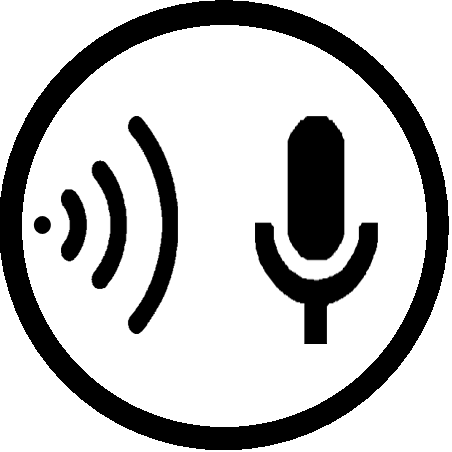
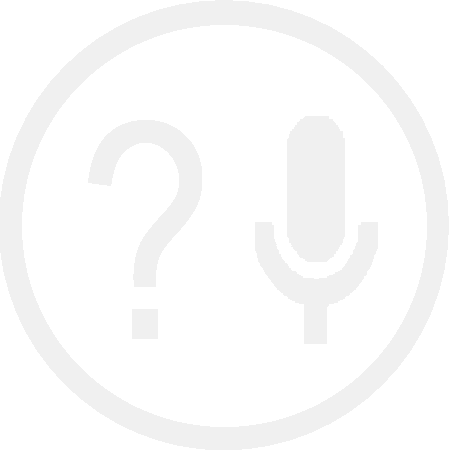
Layer changes from the first (452, 452) image to the second:
added layer "?" (1st of 2) above "Shape 2" over [88, 120, 202, 339]
hid "Shape 2" over [33, 216, 51, 234]
painted on "listen" over [255, 116, 378, 344]
hid "recite" over [61, 116, 178, 334]
painted on "Layer 0" over [0, 0, 449, 450]
